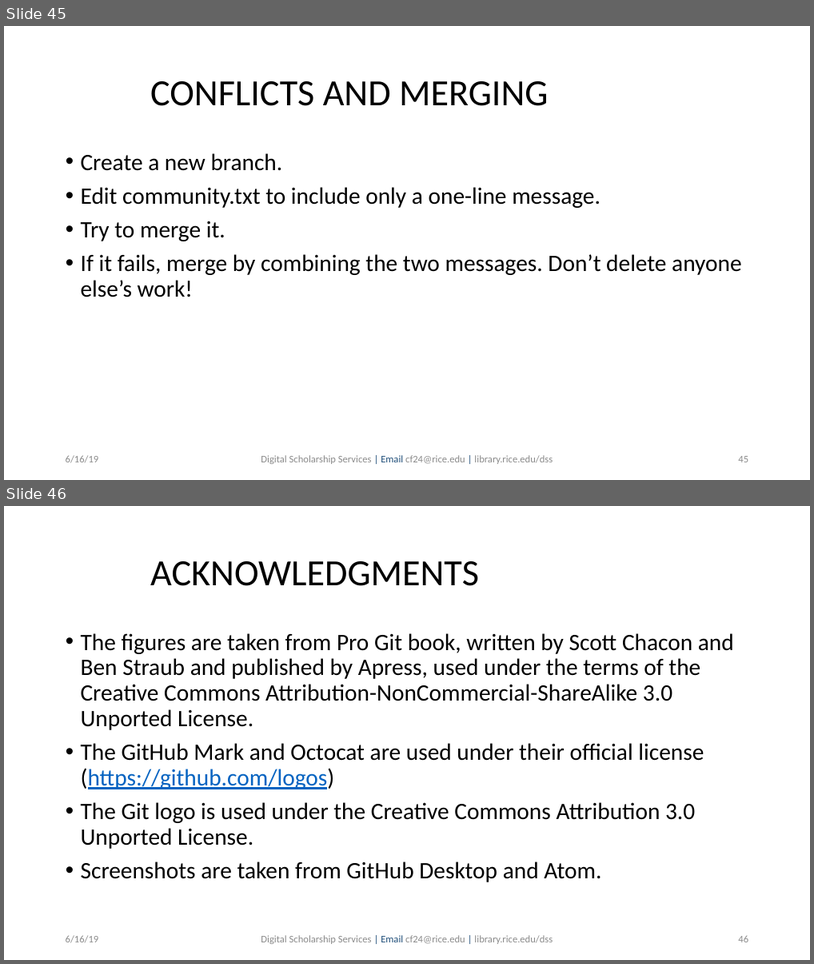
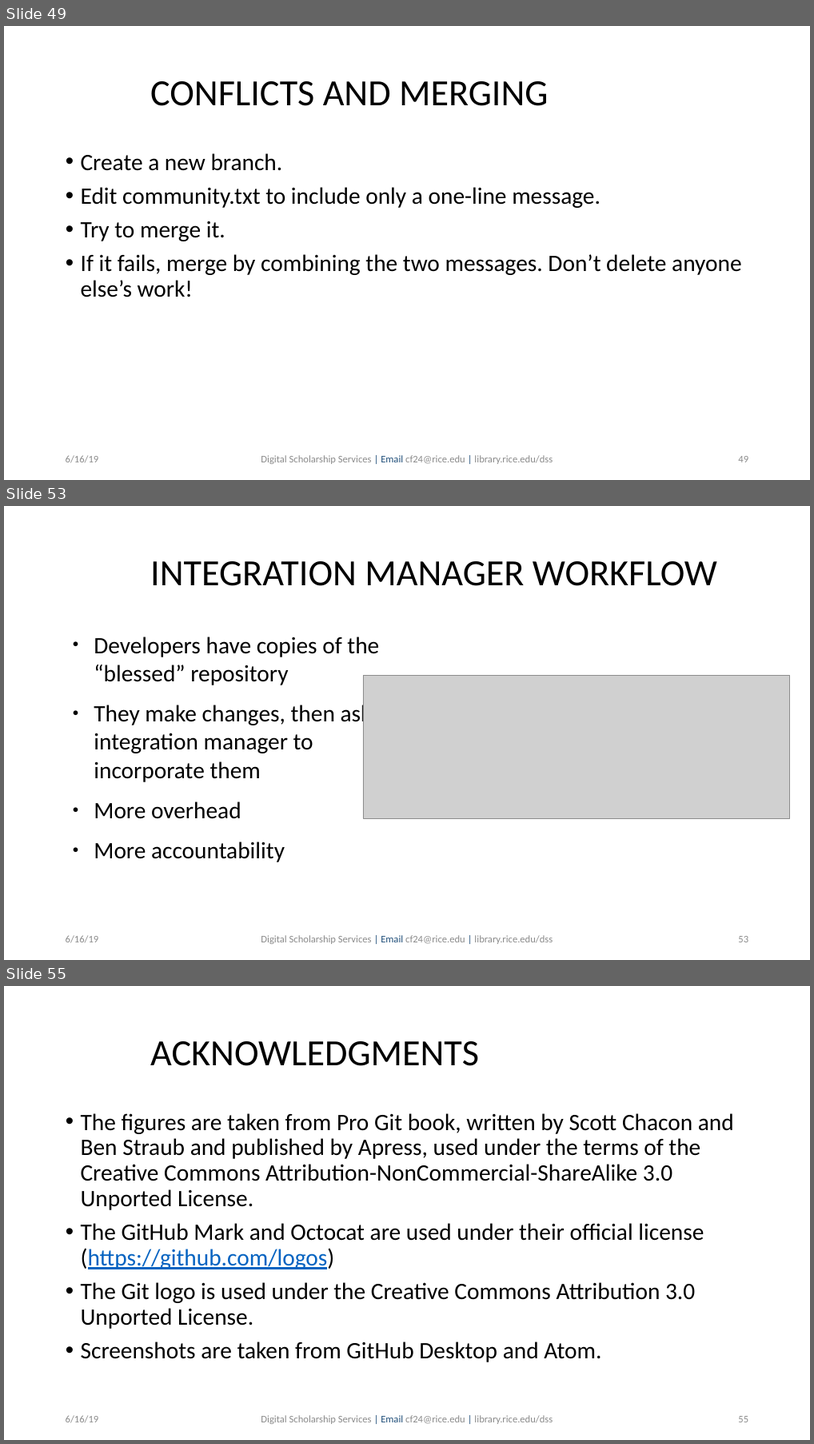
Before and after one commit to bakitybacon/rice-data-and-donuts, a slide deck: github/Introduction to Git & GitHub.pptx. Shown one above the other, each under a label of ours: slides 45 and 46 before the commit, slides 49, 53 and 55 after it; the slides between them are not shown. The pictures are 814x964 and 814x1444 pixels, drawn with LibreOffice and Linux fonts; fonts in the diff are those of the drawing; grey boxes stand for pictures; background and template pictures are left out. Boxes give left, top, right and bottom in pixels: in the first picture for what was removed or moved away, otherwise in the second. Text is boxed around its words. In the diff, an @@ line names an element or a change of style, - is before the commit and + after.

```diff
--- a/github/Introduction to Git & GitHub.pptx
+++ b/github/Introduction to Git & GitHub.pptx
@@ slide 53 added at (4, 506, 810, 960), background #FFFFFF @@
@@ text added at (150, 561, 718, 586), 44 pt, text #000000 @@
+INTEGRATION MANAGER WORKFLOW
@@ text added at (94, 636, 379, 862), 28 pt, text #000000 @@
+● Developers have copies of the “blessed” repository
+● They make changes, then ask integration manager to incorporate them
+● More overhead
+● More accountability
@@ picture added at (363, 676, 790, 818) @@
@@ text added at (66, 935, 99, 943), 12 pt, text #8B8B8B @@
+6/16/19
@@ text added at (261, 935, 553, 944), 12 pt, text #8B8B8B @@
+Digital Scholarship Services | Email cf24@rice.edu | library.rice.edu/dss
@@ page number added at (738, 936, 749, 942), 12 pt, text #8B8B8B @@
+53
@@ what was slide 45 is now slide 49 @@
@@ what was slide 46 is now slide 55 @@
@@ page number at (738, 1416, 749, 1422): text changed @@
-46
+55
```
Also in this commit, not shown: 1 slide changed, 9 other slides added.
